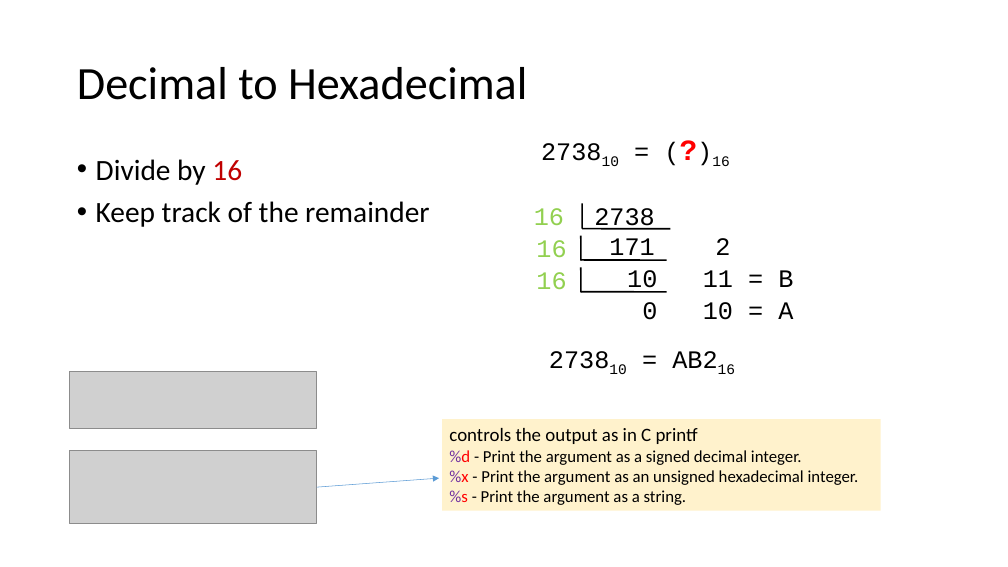
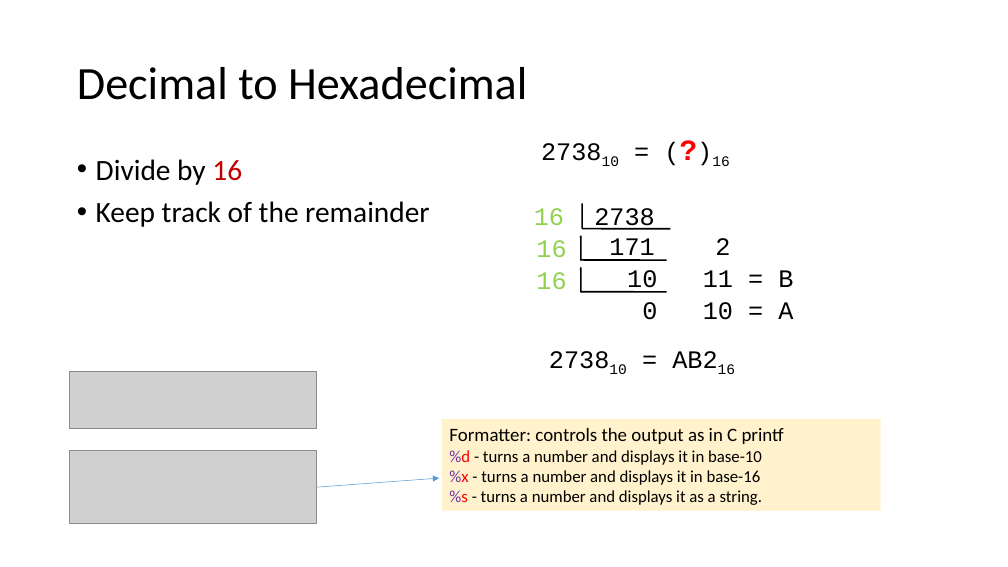
Before and after one commit to frankwxu/digital-forensics-lab, a slide deck: slide 13 of Basic_Computer_Skills_for_Forensics/0_Number_Systems.pptx. Drawn at 1008x567 pixels with LibreOffice and Linux fonts; fonts in the diff are those of the drawing; grey boxes stand for pictures; background and template pictures are left out. Boxes give left, top, right and bottom in pixels: in the first picture for what was removed or moved away, otherwise in the second. Text is boxed around its words. In the diff, an @@ line names an element or a change of style, - is before the commit and + after.

Commit message:
minor changes to 0_number_system

```diff
--- a/Basic_Computer_Skills_for_Forensics/0_Number_Systems.pptx
+++ b/Basic_Computer_Skills_for_Forensics/0_Number_Systems.pptx
@@ text in rectangle at <box>449,428,784,505</box>: text changed @@
-controls the output as in C printf
-%d - Print the argument as a signed decimal integer.
-%x - Print the argument as an unsigned hexadecimal integer.
-%s - Print the argument as a string.
+Formatter: controls the output as in C printf
+%d - turns a number and displays it in base-10
+%x - turns a number and displays it in base-16
+%s - turns a number and displays it as a string.
```
Also in this commit, not shown: 2 other slides changed.
